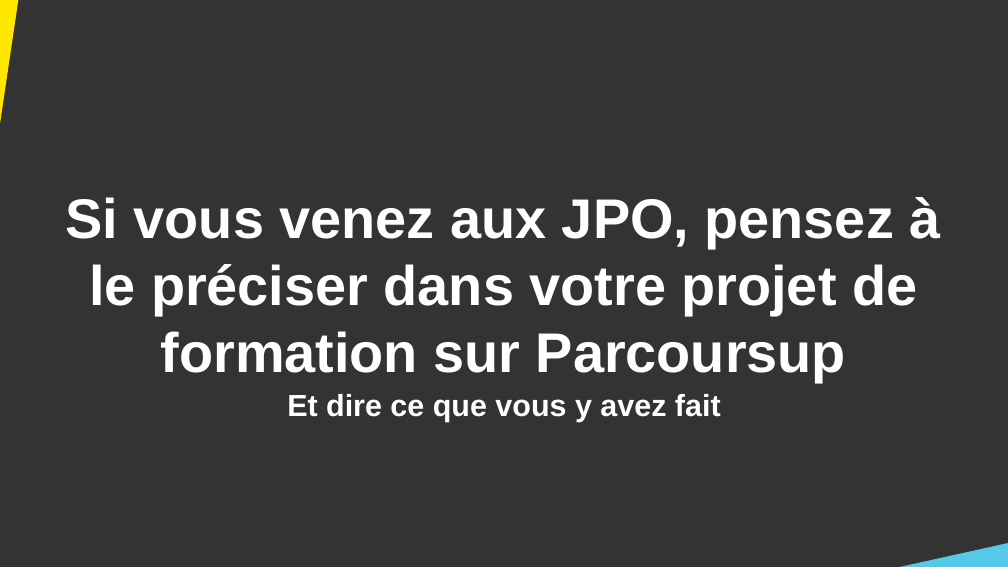
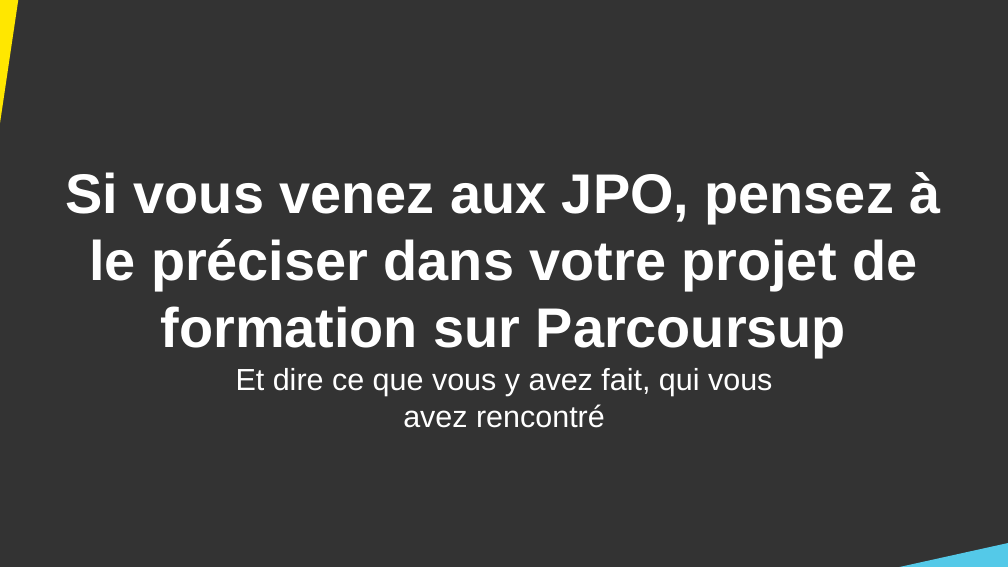
Before and after one commit to DanYellow/cours, a slide deck: slide 30 of presentation-formation-mmi/presentation.odp (slide 29 before the commit). Drawn at 1008x567 pixels with LibreOffice and Linux fonts; fonts in the diff are those of the drawing. Boxes give left, top, right and bottom in pixels: in the first picture for what was removed or moved away, otherwise in the second. Text is boxed around its words. In the diff, an @@ line names an element or a change of style, - is before the commit and + after.

```diff
--- a/presentation-formation-mmi/presentation.odp
+++ b/presentation-formation-mmi/presentation.odp
@@ title "Si vous venez aux JPO, ...": place and size @@
-title "Si vous venez aux JPO, ..." at (66, 197, 940, 382)
+title "Si vous venez aux JPO, ..." at (66, 172, 940, 357)
@@ text at (236, 368, 772, 428): text changed; bold off @@
-Et dire ce que vous y avez fait
+Et dire ce que vous y avez fait, qui vous avez rencontré
```
Also in this commit, not shown: 4 other slides changed, 1 slide added, 12 other files.
